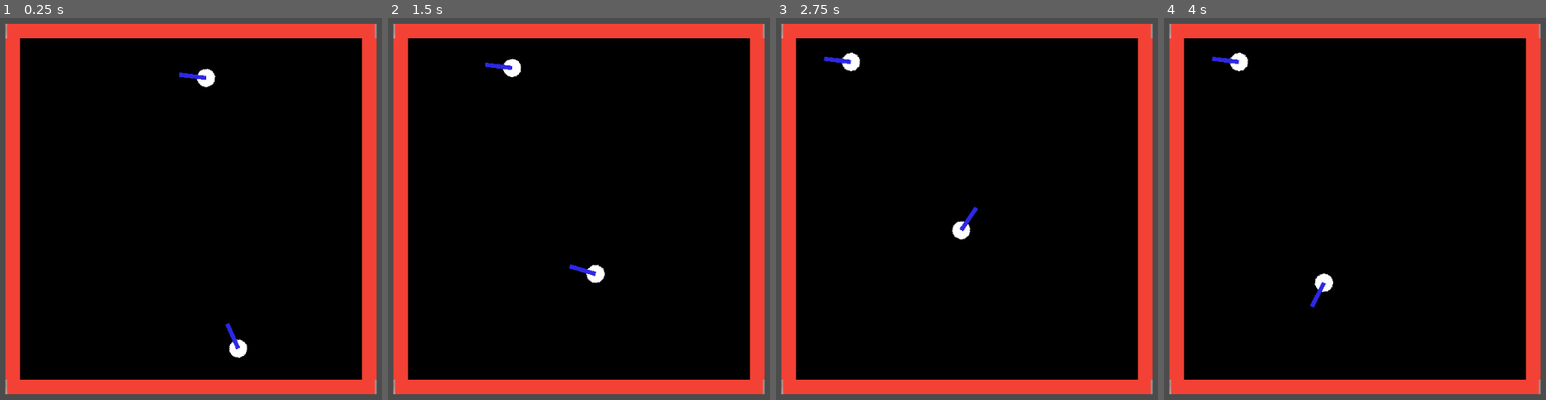
Above: before the commit, frames 1-4 (left to right).
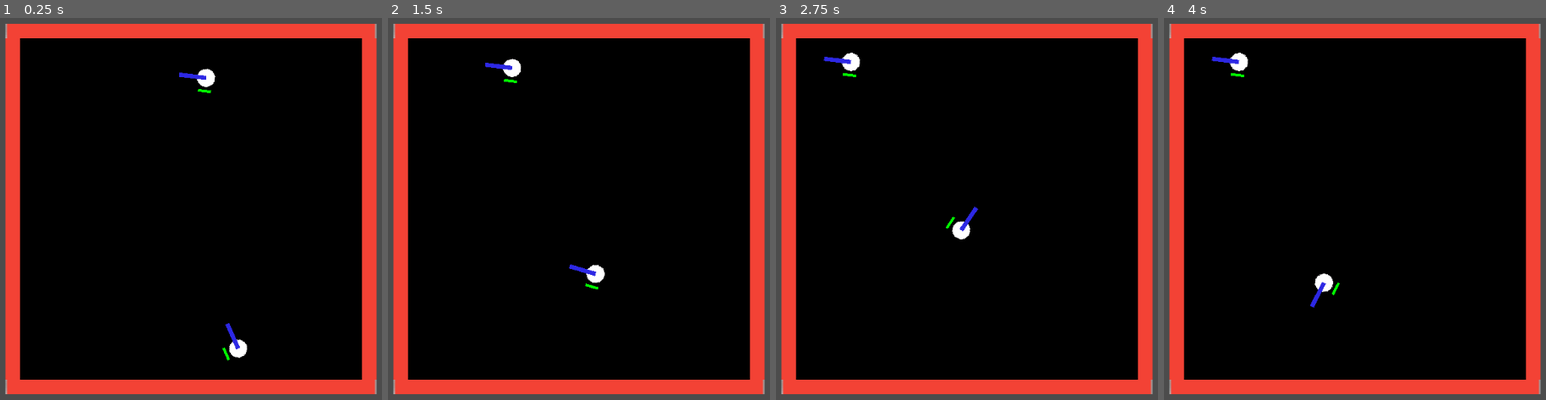
Above: after the commit, the same moments.

Repository: sisipun/CybersportManager
Game: Godot game, scene res://script/ui.tscn
Two runs of this game, one before a commit and one after it. Both use one fixed random seed, a clock stepped at 60 frames per second and the inputs below.
Inputs (mouse positions are in pixels of both pictures, inside the frame that each line leads up to):
- Up to frame 1 (0.25 s): no input
- Up to frame 2 (1.5 s): click (579, 209) at 0.67 s; move the mouse to (445, 228) at 1.27 s; click (445, 228) at 1.42 s
- Up to frame 3 (2.75 s): move the mouse to (1035, 121) at 2.02 s; click (1035, 121) at 2.17 s
- Up to frame 4 (4 s): move the mouse to (1320, 289) at 2.77 s; click (1320, 289) at 2.92 s; move the mouse to (outside the picture) at 3.52 s; click (outside the picture) at 3.67 s

The runs differ from the first frame. In frame 1, less than 0.1% of the frame differs, in the area x 51-61%, y 18-90%; in frame 2, less than 0.1%, in the area x 30-56%, y 15-72%; in frame 3, less than 0.1%; in frame 4, less than 0.1%.

Commit message:
Create player health bar

Diff:
--- a/game/project.godot
+++ b/game/project.godot
@@ -43,6 +43,11 @@
 "class": "Discipline",
 "language": "GDScript",
 "path": "res://script/base/model/discipline.gd"
+}, {
+"base": "ProgressBar",
+"class": "HealthBar",
+"language": "GDScript",
+"path": "res://script/base/match/player/health_bar.gd"
 }, {
 "base": "Resource",
 "class": "OrganizationModel",
@@ -122,6 +127,7 @@
 "BasePlayerVision": "",
 "BaseStartingPosition": "",
 "Discipline": "",
+"HealthBar": "",
 "OrganizationModel": "",
 "PlayerModel": "",
 "PlayerSummaryModel": "",
--- a/game/script/base/match/player/base_player.gd
+++ b/game/script/base/match/player/base_player.gd
@@ -7,6 +7,7 @@
 
 export (NodePath) onready var _navigation_agent = get_node(_navigation_agent) as NavigationAgent2D
 export (NodePath) onready var _vision = get_node(_vision) as RayCast2D
+export (NodePath) onready var _health_bar = get_node(_health_bar) as HealthBar
 
 export (float) var _max_health: float = 100.0
 export (float) var _max_speed: float = 100.0
@@ -25,6 +26,7 @@
 
 func _ready() -> void:
 	assert(_vision.connect("player_detected", self, "_on_player_detected") == OK)
+	_health_bar.init(_max_health)
 	health = _max_health
 
 
@@ -66,6 +68,8 @@
 		emit_signal("dead")
 		queue_free()
 
+	_health_bar.value = health
+
 
 # Can't use BasePlayer type because of circylar dependency
 func _on_player_detected(player: KinematicBody2D) -> void:
--- a/game/script/base/match/player/base_player.tscn
+++ b/game/script/base/match/player/base_player.tscn
@@ -1,16 +1,24 @@
-[gd_scene load_steps=5 format=2]
+[gd_scene load_steps=8 format=2]
 
 [ext_resource path="res://asset/sprite/player.png" type="Texture" id=1]
 [ext_resource path="res://script/base/match/player/base_player.gd" type="Script" id=2]
 [ext_resource path="res://script/base/match/player/base_player_vision.gd" type="Script" id=3]
+[ext_resource path="res://script/base/match/player/health_bar.tscn" type="PackedScene" id=4]
 
 [sub_resource type="CircleShape2D" id=1]
 radius = 14.0
+
+[sub_resource type="StyleBoxFlat" id=2]
+bg_color = Color( 0.00784314, 1, 0, 1 )
+
+[sub_resource type="StyleBoxFlat" id=3]
+bg_color = Color( 1, 0, 0, 1 )
 
 [node name="Player" type="KinematicBody2D"]
 script = ExtResource( 2 )
 _navigation_agent = NodePath("NavigationAgent")
 _vision = NodePath("Vision")
+_health_bar = NodePath("HealthBar")
 
 [node name="Shape" type="CollisionShape2D" parent="."]
 shape = SubResource( 1 )
@@ -27,3 +35,11 @@
 enabled = true
 cast_to = Vector2( 150, 0 )
 script = ExtResource( 3 )
+
+[node name="HealthBar" parent="." instance=ExtResource( 4 )]
+margin_left = -10.0
+margin_top = -22.0
+margin_right = 10.0
+margin_bottom = -18.0
+custom_styles/fg = SubResource( 2 )
+custom_styles/bg = SubResource( 3 )
--- /dev/null
+++ b/game/script/base/match/player/health_bar.gd
@@ -0,0 +1,8 @@
+class_name HealthBar
+extends ProgressBar
+
+
+func init(_max_value: float) -> void:
+	min_value = 0
+	max_value = _max_value
+	value = _max_value
--- /dev/null
+++ b/game/script/base/match/player/health_bar.tscn
@@ -0,0 +1,9 @@
+[gd_scene load_steps=2 format=2]
+
+[ext_resource path="res://script/base/match/player/health_bar.gd" type="Script" id=1]
+
+[node name="HealthBar" type="ProgressBar"]
+margin_right = 16.0
+margin_bottom = 4.0
+percent_visible = false
+script = ExtResource( 1 )
